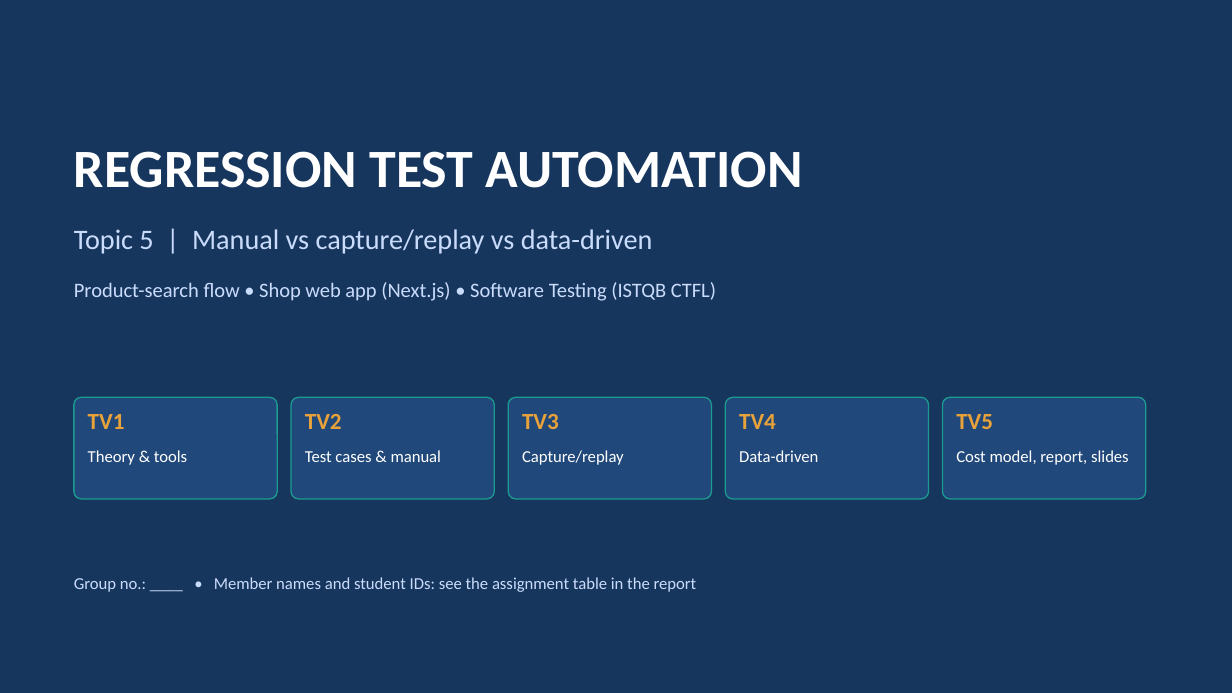
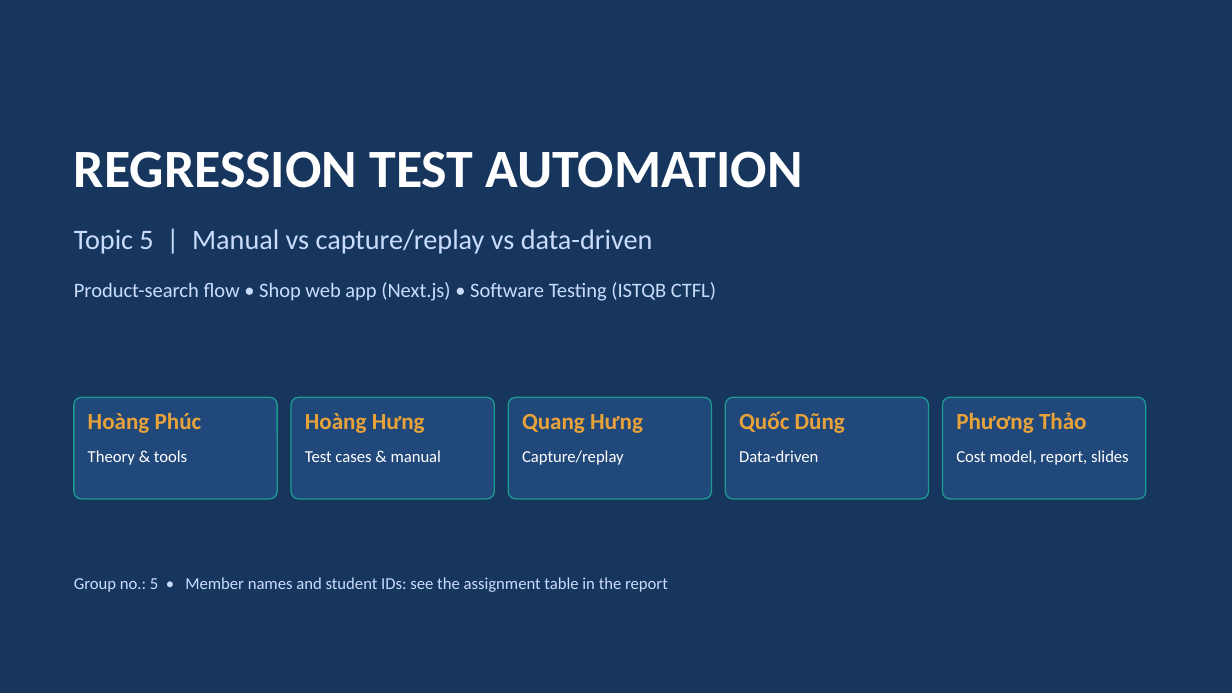
Before and after one commit to pthaok6/RBL_SWT, a slide deck: slide 1 of 05_ReportSlides/Group_Topic5_Slides.pptx. Drawn at 1232x693 pixels with LibreOffice and Linux fonts; fonts in the diff are those of the drawing. Boxes give left, top, right and bottom in pixels: in the first picture for what was removed or moved away, otherwise in the second. Text is boxed around its words. In the diff, an @@ line names an element or a change of style, - is before the commit and + after.

```diff
--- a/05_ReportSlides/Group_Topic5_Slides.pptx
+++ b/05_ReportSlides/Group_Topic5_Slides.pptx
@@ text at <box>88,413,202,433</box>: text changed @@
-TV1
+Hoàng Phúc
@@ text at <box>305,413,425,433</box>: text changed @@
-TV2
+Hoàng Hưng
@@ text at <box>522,414,643,433</box>: text changed @@
-TV3
+Quang Hưng
@@ text at <box>739,411,845,433</box>: text changed @@
-TV4
+Quốc Dũng
@@ text at <box>956,412,1087,433</box>: text changed @@
-TV5
+Phương Thảo
@@ text at <box>74,577,668,592</box>: text changed @@
-Group no.: ____ • Member names and student IDs: see the assignment table in the report
+Group no.: 5 • Member names and student IDs: see the assignment table in the report
```
Also in this commit, not shown: 9 other slides changed, 7 other files.
